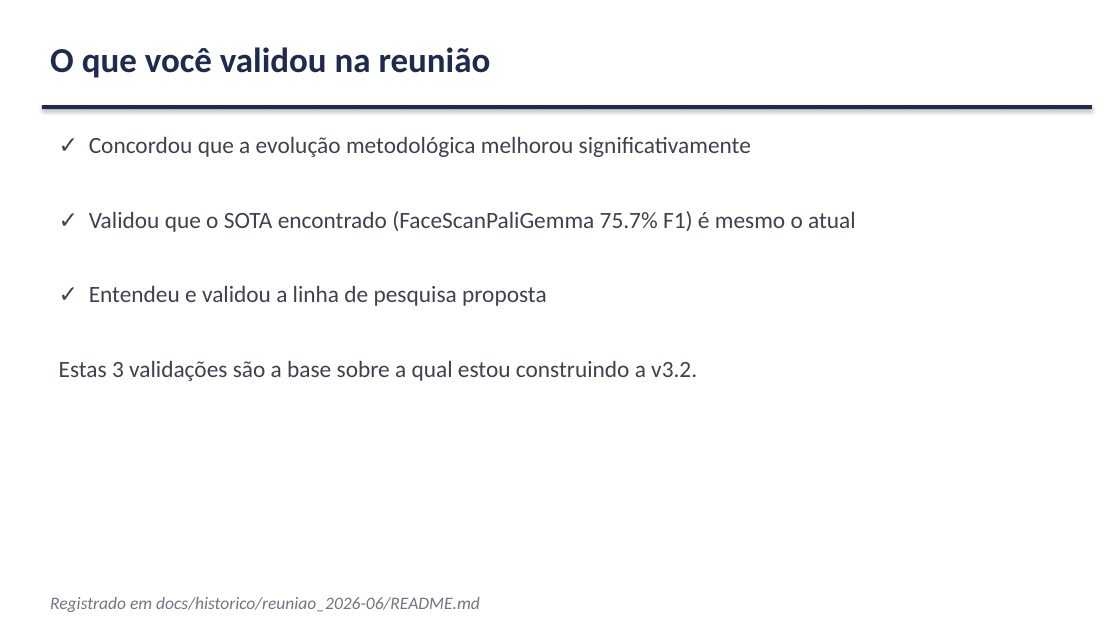
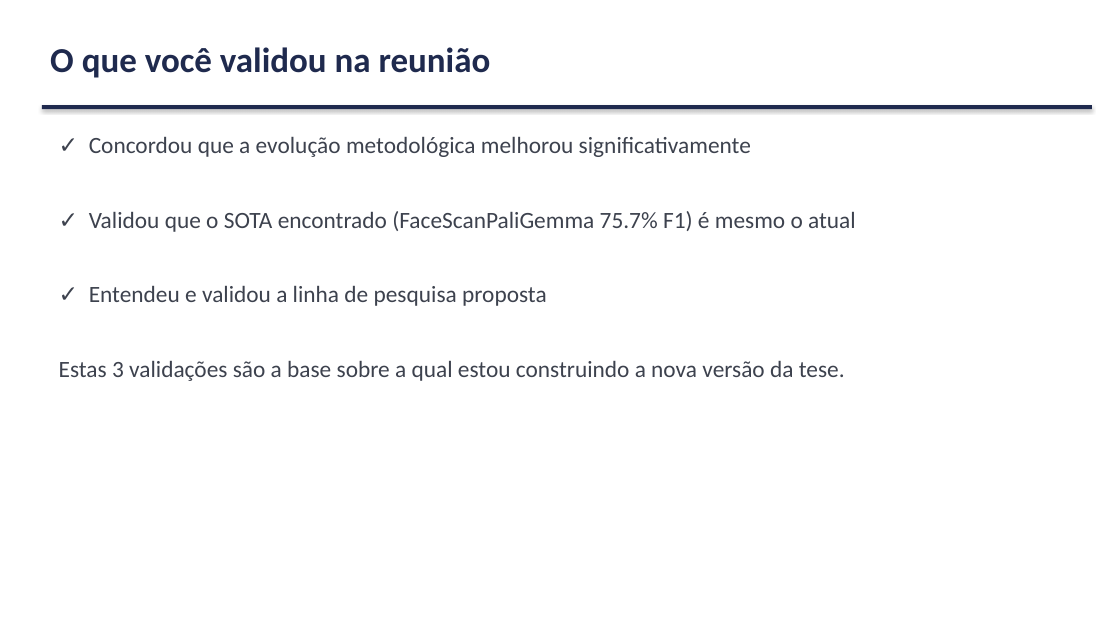
Before and after one commit to marcellozzetti/Facial-Recognition-Models-Mitigating-Bias, a slide deck: slide 5 of docs/ativo/material_reuniao_orientador_v3.2.1.pptx. Drawn at 1120x630 pixels with LibreOffice and Linux fonts; fonts in the diff are those of the drawing. Boxes give left, top, right and bottom in pixels: in the first picture for what was removed or moved away, otherwise in the second. Text is boxed around its words. In the diff, an @@ line names an element or a change of style, - is before the commit and + after.

```diff
--- a/docs/ativo/material_reuniao_orientador_v3.2.1.pptx
+++ b/docs/ativo/material_reuniao_orientador_v3.2.1.pptx
@@ text at (59, 361, 845, 381): text changed @@
-Estas 3 validações são a base sobre a qual estou construindo a v3.2.
+Estas 3 validações são a base sobre a qual estou construindo a nova versão da tese.
@@ text removed at (50, 597, 480, 612) @@
-Registrado em docs/historico/reuniao_2026-06/README.md
```
Also in this commit, not shown: 15 other slides changed, 1 other file.
